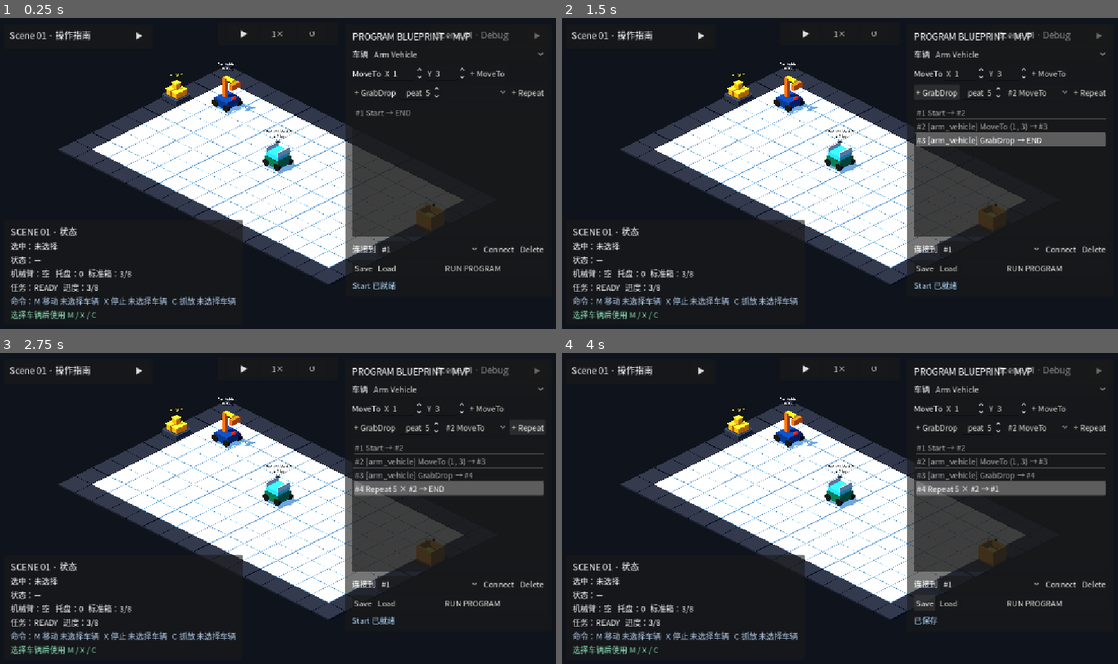
Above: before the commit, frames 1-4 (two rows, left to right).
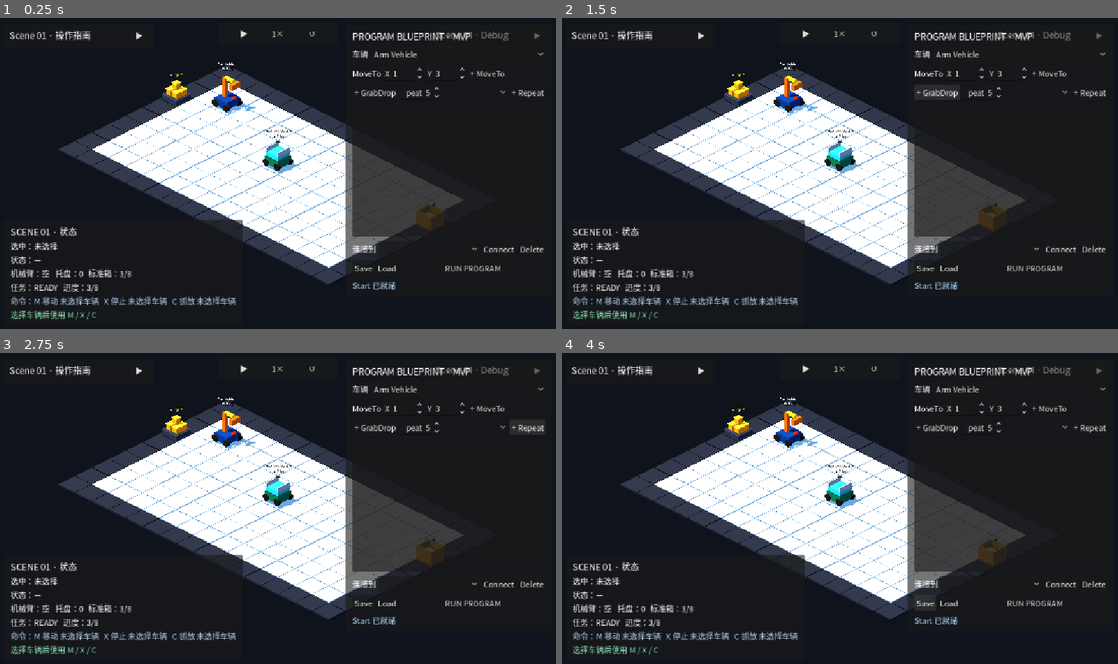
Above: after the commit, the same moments.

Repository: Ri0n72Y/automata
Game: Godot game, scene res://scenes/scene_01/scene_01_basic_packing.tscn
Same seed, same stepped clock (60 frames per second), same inputs: the game is played once before the commit and once after it.
Inputs:
- Up to frame 1 (0.25 s): no input
- Up to frame 2 (1.5 s): click "+ MoveTo" at 0.5 s; click "+ GrabDrop" at 1.25 s
- Up to frame 3 (2.75 s): click "+ Repeat" at 2 s
- Up to frame 4 (4 s): click "Connect" at 2.75 s; click "Save" at 3.5 s

The runs differ from the first frame. In frame 1, 0.1% of the frame differs, in the area x 63-74%, y 29-76%; in frame 2, 3.1%; in frame 3, 3.6%; in frame 4, 3.6%, in the area x 62-98%, y 4-88%.
Error after the commit: Invalid access to property or key 'text_changed' on a base object of type 'null instance'. (res://scripts/scene_01/scene_01_program_ui.gd:70)

Commit message:
refactor(scene-01): make program source the workspace truth

Diff:
--- a/scripts/scene_01/scene_01_program_ui.gd
+++ b/scripts/scene_01/scene_01_program_ui.gd
@@ -2,6 +2,7 @@
 extends CanvasLayer
 
 const ProgramScript := preload("res://scripts/scene_01/scene_01_program.gd")
+const ProgramSourceScript := preload("res://scripts/scene_01/scene_01_program_source.gd")
 const RunnerScript := preload("res://scripts/scene_01/scene_01_program_runner.gd")
 const VehicleManagerScript := preload("res://scripts/scene_01/scene_01_vehicle_manager.gd")
 const AssemblyDefinitionAdapterScript := preload("res://scripts/scene_01/scene_01_assembly_definition_adapter.gd")
@@ -10,35 +11,35 @@
 const VehicleActorScript := preload("res://scripts/vehicles/vehicle_actor.gd")
 const AssemblyCapabilitiesScript := preload("res://scripts/assembly/assembly_capabilities.gd")
 
-const SAVE_PATH := "user://scene_01_program.tres"
+const SAVE_PATH := "user://scene_01_program.txt"
 
 @onready var _vehicle_option: OptionButton = %VehicleOption
 @onready var _target_x: SpinBox = %TargetX
 @onready var _target_y: SpinBox = %TargetY
 @onready var _repeat_count: SpinBox = %RepeatCount
-@onready var _repeat_target_option: OptionButton = %RepeatTargetOption
-@onready var _program_list: ItemList = %ProgramList
-@onready var _connect_target_option: OptionButton = %ConnectTargetOption
+@onready var _repeat_target: SpinBox = %RepeatTarget
+@onready var _source_editor: CodeEdit = %SourceEditor
 @onready var _add_move_button: Button = %AddMoveButton
 @onready var _add_grab_button: Button = %AddGrabButton
 @onready var _add_repeat_button: Button = %AddRepeatButton
-@onready var _connect_button: Button = %ConnectButton
-@onready var _delete_button: Button = %DeleteButton
+@onready var _clear_button: Button = %ClearButton
 @onready var _save_button: Button = %SaveButton
 @onready var _load_button: Button = %LoadButton
+@onready var _export_button: Button = %ExportButton
 @onready var _run_button: Button = %RunButton
 @onready var _status_label: Label = %StatusLabel
 
 var _runner: RunnerScript
 var _vehicle_manager: VehicleManagerScript
+var _source_codec := ProgramSourceScript.new()
 var _program: Scene01Program
+var _editing_enabled := true
+var _suppress_source_signal := false
 
 
 func _ready() -> void:
 	_runner = get_parent().get_node("SceneRoot/Scene01ProgramRunner") as RunnerScript
 	_vehicle_manager = get_parent().get_node("SceneRoot/RobotRoot/Scene01VehicleManager") as VehicleManagerScript
-	_program = ProgramScript.new()
-	_program.reset()
 	_bind_ui()
 	_bind_runner()
 	call_deferred("_initialize_editor")
@@ -46,7 +47,8 @@
 
 func _initialize_editor() -> void:
 	_populate_vehicles()
-	_refresh_program_view()
+	_set_source_text_internal(ProgramSourceScript.HEADER + "\n")
+	_parse_current_source(false)
 	_refresh_capability_buttons()
 
 
@@ -54,15 +56,25 @@
 	return _program
 
 
+func get_source_text() -> String:
+	return _source_editor.text if _source_editor != null else ""
+
+
+func set_source_text(source: String) -> void:
+	_set_source_text_internal(source)
+	_parse_current_source(true)
+
+
 func _bind_ui() -> void:
 	_vehicle_option.item_selected.connect(_on_vehicle_selected)
+	_source_editor.text_changed.connect(_on_source_changed)
 	_add_move_button.pressed.connect(_on_add_move)
 	_add_grab_button.pressed.connect(_on_add_grab)
 	_add_repeat_button.pressed.connect(_on_add_repeat)
-	_connect_button.pressed.connect(_on_connect)
-	_delete_button.pressed.connect(_on_delete)
+	_clear_button.pressed.connect(_on_clear)
 	_save_button.pressed.connect(_on_save)
 	_load_button.pressed.connect(_on_load)
+	_export_button.pressed.connect(_on_export)
 	_run_button.pressed.connect(_on_run)
 
 
@@ -94,76 +106,80 @@
 
 func _on_vehicle_selected(_index: int) -> void:
 	_refresh_capability_buttons()
-	_status_label.text = "命令车辆：%s" % String(_selected_vehicle_id())
+	_status_label.text = "新增命令车辆：%s" % String(_selected_vehicle_id())
+
+
+func _on_source_changed() -> void:
+	if _suppress_source_signal:
+		return
+	_parse_current_source(true)
 
 
 func _on_add_move() -> void:
-	var node_id := _program.append_node(ProgramScript.NodeType.MOVE_TO)
-	_program.set_command_vehicle(node_id, _selected_vehicle_id())
-	_program.set_move_target(node_id, Vector2i(int(_target_x.value), int(_target_y.value)))
-	_refresh_program_view(node_id)
+	_append_source_line("[%s:moveTo] %d %d" % [
+		String(_selected_vehicle_id()),
+		int(_target_x.value),
+		int(_target_y.value),
+	])
 
 
 func _on_add_grab() -> void:
-	var node_id := _program.append_node(ProgramScript.NodeType.GRAB_DROP)
-	_program.set_command_vehicle(node_id, _selected_vehicle_id())
-	_refresh_program_view(node_id)
+	_append_source_line("[%s:grabDrop]" % String(_selected_vehicle_id()))
 
 
 func _on_add_repeat() -> void:
-	if _repeat_target_option.item_count <= 0:
+	if _program == null or _count_vehicle_commands(_program) <= 0:
 		_status_label.text = "Repeat 需要一个之前的车辆命令"
 		return
-	var node_id := _program.append_node(ProgramScript.NodeType.REPEAT)
-	var target_id := int(_repeat_target_option.get_item_metadata(_repeat_target_option.selected))
-	_program.set_repeat(node_id, int(_repeat_count.value), target_id)
-	_refresh_program_view(node_id)
-
-
-func _on_connect() -> void:
-	var selected := _program_list.get_selected_items()
-	if selected.is_empty() or _connect_target_option.item_count <= 0:
-		return
-	var from_id := int(_program_list.get_item_metadata(selected[0]))
-	var to_id := int(_connect_target_option.get_item_metadata(_connect_target_option.selected))
-	if _program.connect_nodes(from_id, to_id):
-		_refresh_program_view(from_id)
-	else:
-		_status_label.text = "连接无效"
-
-
-func _on_delete() -> void:
-	var selected := _program_list.get_selected_items()
-	if selected.is_empty():
-		return
-	var node_id := int(_program_list.get_item_metadata(selected[0]))
-	if not _program.remove_node(node_id):
-		_status_label.text = "Start 不能删除"
-		return
-	_refresh_program_view()
+	_append_source_line("repeat %d %d" % [int(_repeat_count.value), int(_repeat_target.value)])
+
+
+func _on_clear() -> void:
+	_set_source_text_internal(ProgramSourceScript.HEADER + "\n")
+	_parse_current_source(false)
+	_status_label.text = "源码已清空"
 
 
 func _on_save() -> void:
-	var result := ResourceSaver.save(_program, SAVE_PATH)
-	_status_label.text = "已保存" if result == OK else "保存失败：%d" % result
+	var file := FileAccess.open(SAVE_PATH, FileAccess.WRITE)
+	if file == null:
+		_status_label.text = "保存失败：%d" % FileAccess.get_open_error()
+		return
+	file.store_string(_source_editor.text)
+	file.close()
+	_status_label.text = "源码已保存"
 
 
 func _on_load() -> void:
-	if not ResourceLoader.exists(SAVE_PATH):
-		_status_label.text = "没有已保存程序"
-		return
-	var loaded := ResourceLoader.load(SAVE_PATH, "", ResourceLoader.CACHE_MODE_IGNORE) as Scene01Program
-	if loaded == null:
-		_status_label.text = "程序读取失败"
-		return
-	_program = loaded
-	_refresh_program_view()
-	_refresh_capability_buttons()
-	_status_label.text = "已读取"
+	if not FileAccess.file_exists(SAVE_PATH):
+		_status_label.text = "没有已保存源码"
+		return
+	var file := FileAccess.open(SAVE_PATH, FileAccess.READ)
+	if file == null:
+		_status_label.text = "源码读取失败：%d" % FileAccess.get_open_error()
+		return
+	var source := file.get_as_text()
+	file.close()
+	_set_source_text_internal(source)
+	_parse_current_source(true)
+	if _program != null:
+		_status_label.text = "源码已读取"
+
+
+func _on_export() -> void:
+	DisplayServer.clipboard_set(_source_editor.text)
+	_status_label.text = "Blueprint 已复制到剪贴板"
 
 
 func _on_run() -> void:
-	if _runner.start_program(_program):
+	var parsed := _parse_current_source(true)
+	if not bool(parsed.get("ok", false)):
+		return
+	var snapshot := parsed.get("program") as Scene01Program
+	if snapshot == null:
+		_status_label.text = "源码没有生成可运行程序"
+		return
+	if _runner.start_program(snapshot):
 		return
 	if _runner.get_last_error() != &"":
 		_status_label.text = "运行前拒绝：%s" % _reason_text(_runner.get_last_error())
@@ -171,91 +187,106 @@
 
 func _on_execution_started(_vehicle_id: StringName) -> void:
 	_set_editing_enabled(false)
-	_status_label.text = "全局程序运行中"
+	_status_label.text = "全局程序运行中 · 编辑器已锁定"
 
 
 func _on_node_started(node_id: int, _node_type: int) -> void:
 	_status_label.text = "运行节点 #%d" % node_id
-	_select_list_node(node_id)
 
 
 func _on_execution_completed(_vehicle_id: StringName) -> void:
 	_set_editing_enabled(true)
-	_refresh_capability_buttons()
+	_parse_current_source(false)
 	_status_label.text = "程序完成"
 
 
 func _on_execution_failed(node_id: int, reason: StringName) -> void:
 	_set_editing_enabled(true)
-	_refresh_capability_buttons()
+	_parse_current_source(false)
 	_status_label.text = "节点 #%d 失败：%s" % [node_id, _reason_text(reason)]
 
 
 func _on_execution_reset() -> void:
 	_set_editing_enabled(true)
+	_parse_current_source(false)
+	_status_label.text = "程序已重置"
+
+
+func _append_source_line(line: String) -> void:
+	var source := _source_editor.text
+	if source.strip_edges().is_empty():
+		source = ProgramSourceScript.HEADER + "\n"
+	if not source.ends_with("\n"):
+		source += "\n"
+	source += line + "\n"
+	_set_source_text_internal(source)
+	_parse_current_source(false)
+	_move_caret_to_end()
+	_status_label.text = "已添加：%s" % line
+
+
+func _set_source_text_internal(source: String) -> void:
+	_suppress_source_signal = true
+	_source_editor.text = source
+	_suppress_source_signal = false
+	_move_caret_to_end()
+
+
+func _move_caret_to_end() -> void:
+	if _source_editor == null:
+		return
+	var line_index := maxi(0, _source_editor.get_line_count() - 1)
+	_source_editor.set_caret_line(line_index)
+	_source_editor.set_caret_column(_source_editor.get_line(line_index).length())
+
+
+func _parse_current_source(show_status: bool) -> Dictionary:
+	var parsed := _source_codec.parse(_source_editor.text)
+	var diagnostics: Array = parsed.get("diagnostics", [])
+	if not diagnostics.is_empty():
+		_program = null
+		_refresh_repeat_controls()
+		_refresh_capability_buttons()
+		if show_status:
+			_status_label.text = _diagnostic_text(diagnostics[0])
+		return {"ok": false, "program": null, "diagnostics": diagnostics}
+	_program = parsed.get("program") as Scene01Program
+	_refresh_repeat_controls()
 	_refresh_capability_buttons()
-	_status_label.text = "程序已重置"
-
-
-func _refresh_program_view(select_node_id: int = ProgramScript.NO_NODE_ID) -> void:
-	_program_list.clear()
-	_repeat_target_option.clear()
-	_connect_target_option.clear()
-	for node in _program.get_nodes():
-		var node_id := int(node.get("id", ProgramScript.NO_NODE_ID))
+	if show_status:
+		_status_label.text = "源码有效 · %d 条语句" % _statement_count(_program)
+	return {"ok": _program != null, "program": _program, "diagnostics": diagnostics}
+
+
+func _refresh_repeat_controls() -> void:
+	var target_count := _count_vehicle_commands(_program)
+	_repeat_target.max_value = float(maxi(1, target_count))
+	if int(_repeat_target.value) > target_count and target_count > 0:
+		_repeat_target.value = target_count
+	_add_repeat_button.disabled = not _editing_enabled or target_count <= 0
+
+
+func _count_vehicle_commands(program: Scene01Program) -> int:
+	if program == null:
+		return 0
+	var count := 0
+	for node in program.get_execution_order():
 		var node_type := int(node.get("type", -1))
-		_program_list.add_item(_node_text(node))
-		_program_list.set_item_metadata(_program_list.item_count - 1, node_id)
-		_connect_target_option.add_item("#%d" % node_id)
-		_connect_target_option.set_item_metadata(_connect_target_option.item_count - 1, node_id)
 		if node_type == ProgramScript.NodeType.MOVE_TO or node_type == ProgramScript.NodeType.GRAB_DROP:
-			_repeat_target_option.add_item("#%d %s" % [node_id, _node_type_name(node_type)])
-			_repeat_target_option.set_item_metadata(_repeat_target_option.item_count - 1, node_id)
-	if select_node_id != ProgramScript.NO_NODE_ID:
-		_select_list_node(select_node_id)
-
-
-func _node_text(node: Dictionary) -> String:
-	var node_id := int(node.get("id", ProgramScript.NO_NODE_ID))
-	var node_type := int(node.get("type", -1))
-	var next_id := int(node.get("next_id", ProgramScript.NO_NODE_ID))
-	var suffix := "END" if next_id == ProgramScript.NO_NODE_ID else "#%d" % next_id
-	var vehicle := String(node.get("vehicle_id", &""))
-	match node_type:
-		ProgramScript.NodeType.MOVE_TO:
-			return "#%d [%s] MoveTo %s → %s" % [node_id, vehicle, str(node.get("target_anchor", Vector2i(-1, -1))), suffix]
-		ProgramScript.NodeType.GRAB_DROP:
-			return "#%d [%s] GrabDrop → %s" % [node_id, vehicle, suffix]
-		ProgramScript.NodeType.REPEAT:
-			return "#%d Repeat %d × #%d → %s" % [node_id, int(node.get("repeat_count", 1)), int(node.get("repeat_target_id", ProgramScript.NO_NODE_ID)), suffix]
-		_:
-			return "#%d Start → %s" % [node_id, suffix]
-
-
-func _node_type_name(node_type: int) -> String:
-	match node_type:
-		ProgramScript.NodeType.MOVE_TO:
-			return "MoveTo"
-		ProgramScript.NodeType.GRAB_DROP:
-			return "GrabDrop"
-		ProgramScript.NodeType.REPEAT:
-			return "Repeat"
-		_:
-			return "Start"
-
-
-func _select_list_node(node_id: int) -> void:
-	for index in range(_program_list.item_count):
-		if int(_program_list.get_item_metadata(index)) == node_id:
-			_program_list.select(index)
-			_program_list.ensure_current_is_visible()
-			return
+			count += 1
+	return count
+
+
+func _statement_count(program: Scene01Program) -> int:
+	if program == null:
+		return 0
+	return maxi(0, program.get_execution_order().size() - 1)
 
 
 func _refresh_capability_buttons() -> void:
 	var can_move := false
 	var can_grab_drop := false
-	var vehicle := _vehicle_manager.get_vehicle_by_id(_selected_vehicle_id())
+	var vehicle := _vehicle_manager.get_vehicle_by_id(_selected_vehicle_id()) if _vehicle_manager != null else null
 	if vehicle != null:
 		var definition = AssemblyDefinitionAdapterScript.new().build_definition(vehicle)
 		if definition != null:
@@ -263,26 +294,33 @@
 			if compile_result.is_success():
 				can_move = compile_result.has_capability(AssemblyCapabilitiesScript.CAN_MOVE)
 				can_grab_drop = compile_result.has_capability(AssemblyCapabilitiesScript.GRAB_DROP)
-	_add_move_button.disabled = not can_move
-	_add_grab_button.disabled = not can_grab_drop
+	_add_move_button.disabled = not _editing_enabled or not can_move
+	_add_grab_button.disabled = not _editing_enabled or not can_grab_drop
 
 
 func _set_editing_enabled(enabled: bool) -> void:
+	_editing_enabled = enabled
 	_vehicle_option.disabled = not enabled
 	_target_x.editable = enabled
 	_target_y.editable = enabled
 	_repeat_count.editable = enabled
-	_repeat_target_option.disabled = not enabled
-	_connect_target_option.disabled = not enabled
-	_add_repeat_button.disabled = not enabled
-	_connect_button.disabled = not enabled
-	_delete_button.disabled = not enabled
+	_repeat_target.editable = enabled
+	_source_editor.editable = enabled
+	_clear_button.disabled = not enabled
 	_save_button.disabled = not enabled
 	_load_button.disabled = not enabled
+	_export_button.disabled = not enabled
 	_run_button.disabled = not enabled
-	if not enabled:
-		_add_move_button.disabled = true
-		_add_grab_button.disabled = true
+	_refresh_capability_buttons()
+	_refresh_repeat_controls()
+
+
+func _diagnostic_text(diagnostic: Dictionary) -> String:
+	return "第 %d 行 · %s：%s" % [
+		int(diagnostic.get("line", 0)),
+		String(diagnostic.get("code", &"source_invalid")),
+		String(diagnostic.get("message", "源码无效")),
+	]
 
 
 func _reason_text(reason: StringName) -> String:
